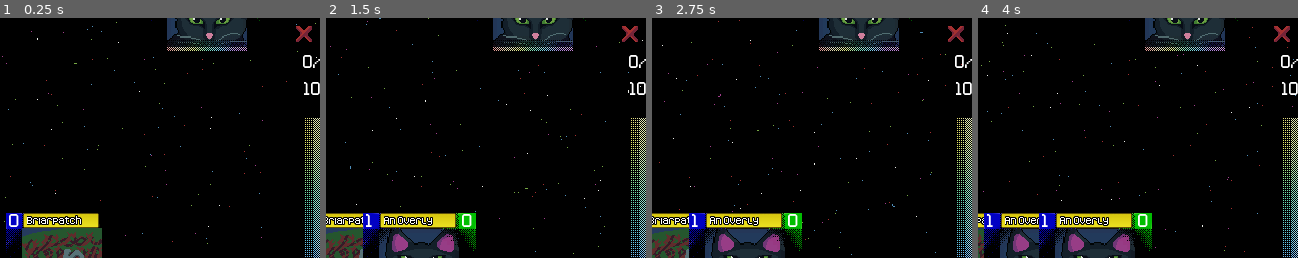
Above: before the commit, frames 1-4 (left to right).
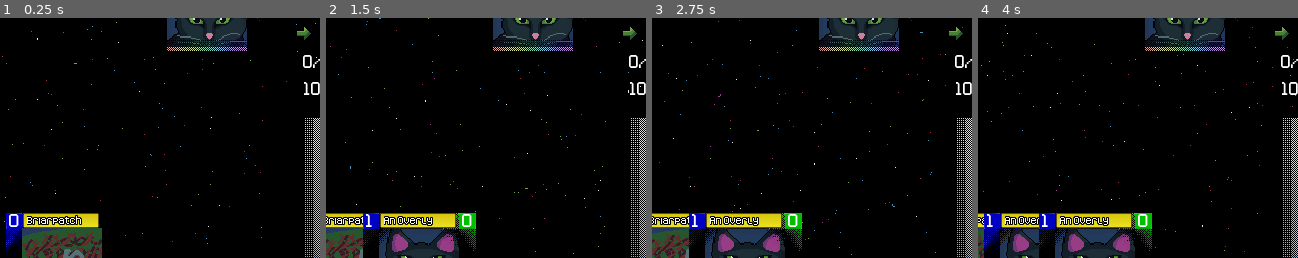
Above: after the commit, the same moments.

Repository: ColbySchexnayder/mana-stream
Game: Godot game, scene res://Scenes/Duel.tscn
The game is run twice, just before and just after one commit, with the same random seed, the same clock (stepped at 60 frames per second) and the same inputs. This scene is started directly instead of the project's main scene.
Inputs (mouse positions are % of the whole screen's width and height, from its top left):
- Up to frame 1 (0.25 s): no input
- Up to frame 2 (1.5 s): click "Pass?" at 0.5 s; click (91, 82) at 1.25 s
- Up to frame 3 (2.75 s): click (9, 19) at 2 s
- Up to frame 4 (4 s): click (91, 82) at 2.75 s; click (9, 19) at 3.5 s
The pictures show only the part of the screen within x 38-88%, y 43-93%; the shares and areas given below are measured in that part.

The runs differ from the first frame. In frame 1, 0.2% of the frame differs, in the area x 92-98%, y 3-10%; in frame 2, 0.2%; in frame 3, 0.2%; in frame 4, 0.2%.
Error in both runs: Invalid call. Nonexistent function 'reparent' in base 'Nil'. (res://Scenes/duel.gd:160)

Commit message:
turns refresh cards

Diff:
--- a/Cards/Card.gd
+++ b/Cards/Card.gd
@@ -88,15 +88,14 @@
 	card.card_art.scale.x = .5
 	card.card_art.scale.y = .5
 
-func refresh(card)->void:
-	card.exhausted = false
-	card.card_back.scale.x = 1
-	card.card_back.scale.y = 1
-	card.card_front.scale.x = 1
-	card.card_front.scale.y = 1
-	card.card_art.scale.x = 1
-	card.card_art.scale.y = 1
-
+func refresh()->void:
+	exhausted = false
+	card_back.scale.x = 1
+	card_back.scale.y = 1
+	card_front.scale.x = 1
+	card_front.scale.y = 1
+	card_art.scale.x = 1
+	card_art.scale.y = 1
 
 
 func react() -> void:
--- a/Scenes/Duel.tscn
+++ b/Scenes/Duel.tscn
@@ -8,6 +8,7 @@
 [ext_resource type="Texture2D" uid="uid://bx1fpjvc0fhqe" path="res://Art/heart16.png" id="6_rwkrb"]
 [ext_resource type="Theme" uid="uid://d2ypb0vgb31t6" path="res://Cards/CardFontDefaultTheme.tres" id="7_o1sjj"]
 [ext_resource type="Texture2D" uid="uid://dwavn4d1505jc" path="res://Art/passIcon.png" id="8_3ou88"]
+[ext_resource type="Texture2D" uid="uid://bjrpll86l131l" path="res://Art/arrow.png" id="8_lj5r5"]
 [ext_resource type="StyleBox" uid="uid://cg5rh6mn7nl38" path="res://Cards/InspectViewStyleBox.tres" id="9_yk5x5"]
 [ext_resource type="Script" path="res://Scenes/ai_manager.gd" id="10_qiwog"]
 [ext_resource type="Texture2D" uid="uid://bj0dvj3qv6nt3" path="res://Art/exclaimIcon.png" id="10_yyo3b"]
@@ -211,9 +212,9 @@
 layout_mode = 0
 offset_left = 537.0
 offset_top = 215.0
-offset_right = 586.0
+offset_right = 623.0
 offset_bottom = 236.0
-texture_normal = ExtResource("8_3ou88")
+texture_normal = ExtResource("8_lj5r5")
 
 [node name="RichTextLabel" type="RichTextLabel" parent="Control/PassButton"]
 layout_mode = 0
@@ -221,6 +222,7 @@
 offset_top = -3.0
 offset_right = 91.0
 offset_bottom = 24.0
+mouse_filter = 2
 theme = ExtResource("7_o1sjj")
 theme_override_styles/normal = ExtResource("9_yk5x5")
 text = "Pass?"
--- a/Scenes/ai_manager.gd
+++ b/Scenes/ai_manager.gd
@@ -15,10 +15,14 @@
 # Called when the node enters the scene tree for the first time.
 func _ready() -> void:
 	GmManager.connect("_choose_defense", choose_defense)
+	GmManager.connect("_ai_turn", ai_turn)
 
 
 # Called every frame. 'delta' is the elapsed time since the previous frame.
 func _process(delta: float) -> void:
+	pass
+
+func ai_turn():
 	pass
 
 func choose_defense(card):
--- a/Scenes/deck_edit.gd
+++ b/Scenes/deck_edit.gd
@@ -75,7 +75,7 @@
 	var deckFile = FileAccess.open(DECK_PATH, FileAccess.WRITE)
 	deckFile.store_string(string)
 	deckFile.close()
-	GmManager.Player1Deck = deck
+	GmManager.Player1Deck = []
 
 	get_tree().change_scene_to_file("res://Scenes/titleScreen.tscn")
 
--- a/Scenes/duel.gd
+++ b/Scenes/duel.gd
@@ -22,7 +22,7 @@
 
 var inspectedCard
 
-var playersTurn := true
+var currentTurn := 1
 var attacking := false
 var attackingCard
 
@@ -57,7 +57,7 @@
 # Called when the node enters the scene tree for the first time.
 func _ready() -> void:
 	for cardFileName in GmManager.Player1Deck:
-		var card = ResourceLoader.load("res://Cards/PlayableCards/"+cardFileName+".tscn").instantiate().constructor()#load("res://Cards/PlayableCards/"+cardFileName+".tscn")
+		var card = ResourceLoader.load("res://Cards/PlayableCards/"+cardFileName+".tscn").instantiate()#load("res://Cards/PlayableCards/"+cardFileName+".tscn")
 		player1deck.push_back(card)
 		p_1_deck_holder.add_child(card)
 
@@ -193,7 +193,7 @@
 			if card.currentPosition == card.position.IN_SUMMON and !card.exhausted:
 				if !attacking:
 					card.attack_button.visible = true
-				elif !playersTurn:
+				elif currentTurn != 1:
 					card.block_button.visible = true
 			if card.currentPosition == card.position.IN_DECK:
 				card.call_deferred("queue_free")
@@ -291,7 +291,7 @@
 
 func card_attack(card):
 	card_select(card)
-	if playersTurn and player2summon.size() == 0:
+	if currentTurn == 1 and player2summon.size() == 0:
 		GmManager.emit_signal("_card_exhaust", card)
 		p2Health -= card.attack
 		p_2_life.text = str(p2Health)
@@ -304,6 +304,7 @@
 
 
 func card_block(card):
+	attackingCard.exhaust(attackingCard)
 	if (attackingCard.attack > card.health):
 		card.destroy()
 	if (card.attack > attackingCard.health):
@@ -311,8 +312,24 @@
 
 	attacking = false
 
-func card_battle(attack_card, block_card):
-	pass
+func change_turn():
+	currentTurn = -currentTurn + 3
+
+	print (bool(currentTurn-2))
+
+	match currentTurn:
+		1:
+			for card in player1mana:
+				card.refresh()
+			for card in player1summon:
+				card.refresh()
+		2:
+			for card in player2mana:
+				card.refresh()
+			for card in player2summon:
+				card.refresh()
+
+
 
 func interrupt(card):
 	"""
@@ -338,7 +355,7 @@
 
 
 func _on_pass_button_pressed() -> void:
-	pass # Replace with function body.
+	change_turn()
 
 
 func _on_interrupt_button_pressed() -> void:
--- a/Scripts/GMManager.gd
+++ b/Scripts/GMManager.gd
@@ -24,6 +24,9 @@
 signal _interrupt_resolved()
 signal _pass()
 
+signal _ai_turn()
+signal _player_turn()
+
 func load_deck(saveFile: String):
 	var deckFile := FileAccess.open("res://Save/"+saveFile, FileAccess.READ)
 	var deck = []
Binary file added: Art/arrow.png
Not shown, added: Art/arrow.png.import
Binary file added: Art/whiteflag.png
Not shown, added: Art/whiteflag.png.import
Not shown: 1 places in Scenes/Duel.tscn that only renumber resources
